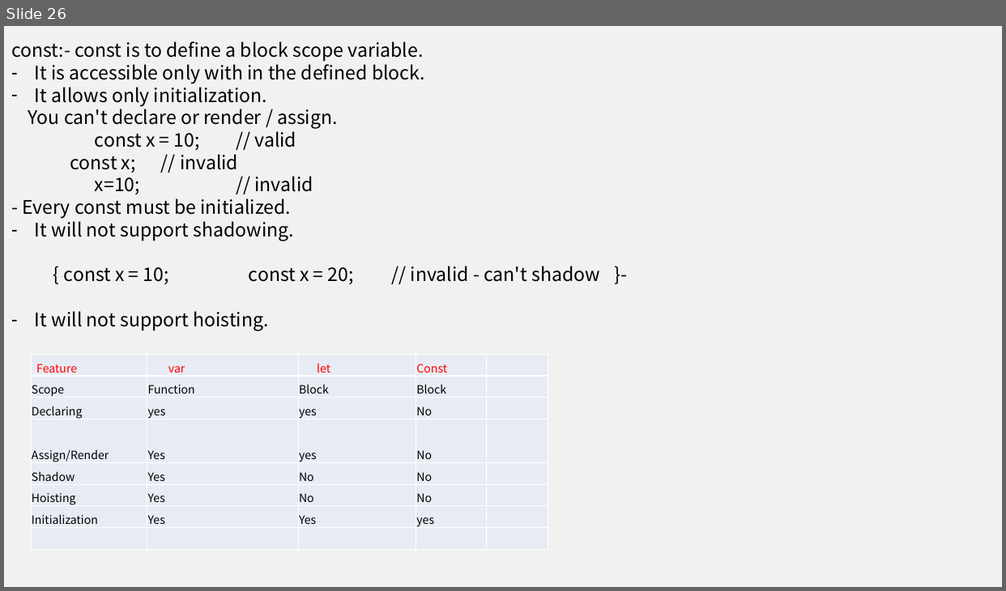
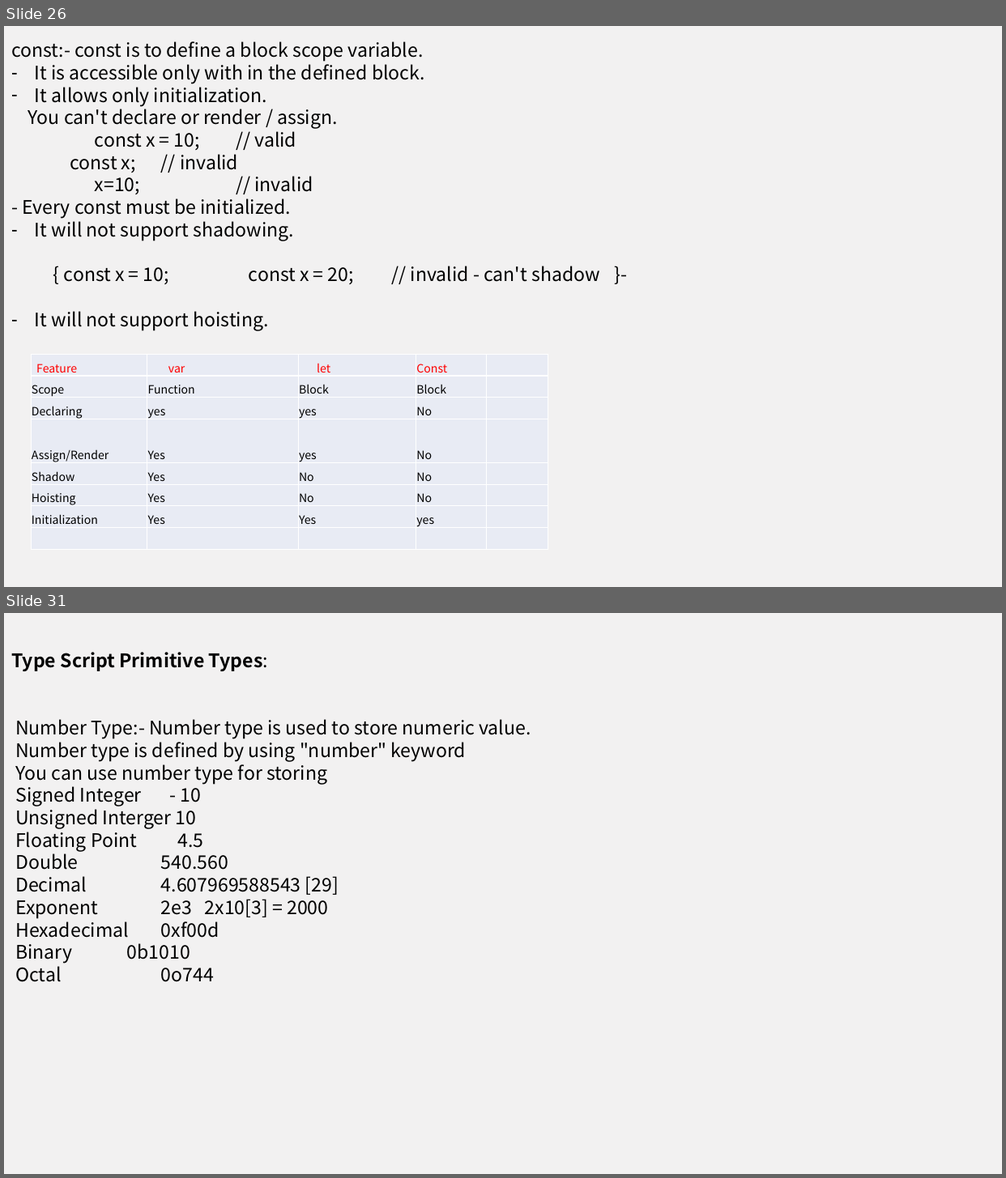
Before and after one commit to vamsisandeep143/AngularCodebaseFebbatch, a slide deck: Angular Training 1.pptx. Shown one above the other, each under a label of ours: slide 26 before the commit, slides 26 and 31 after it; the slides between them are not shown. The pictures are 1006x591 and 1006x1178 pixels, drawn with LibreOffice and Linux fonts; fonts in the diff are those of the drawing. Boxes give left, top, right and bottom in pixels: in the first picture for what was removed or moved away, otherwise in the second. Text is boxed around its words. In the diff, an @@ line names an element or a change of style, - is before the commit and + after.

```diff
--- a/Angular Training 1.pptx
+++ b/Angular Training 1.pptx
@@ slide 31 added at [4,613,1002,1174], background #F2F1F1 @@
@@ text added at [11,652,530,982], 18 pt, text #000000 @@
+Type Script Primitive Types:
+Number Type:- Number type is used to store numeric value.
+Number type is defined by using "number" keyword
+You can use number type for storing
+Signed Integer - 10
+Unsigned Interger 10
+Floating Point 4.5
+Double 540.560
+Decimal 4.607969588543 [29]
+Exponent 2e3 2x10[3] = 2000
+Hexadecimal 0xf00d
+Binary 0b1010
+Octal 0o744
```
Also in this commit, not shown: 1 slide changed, 9 other slides added.
